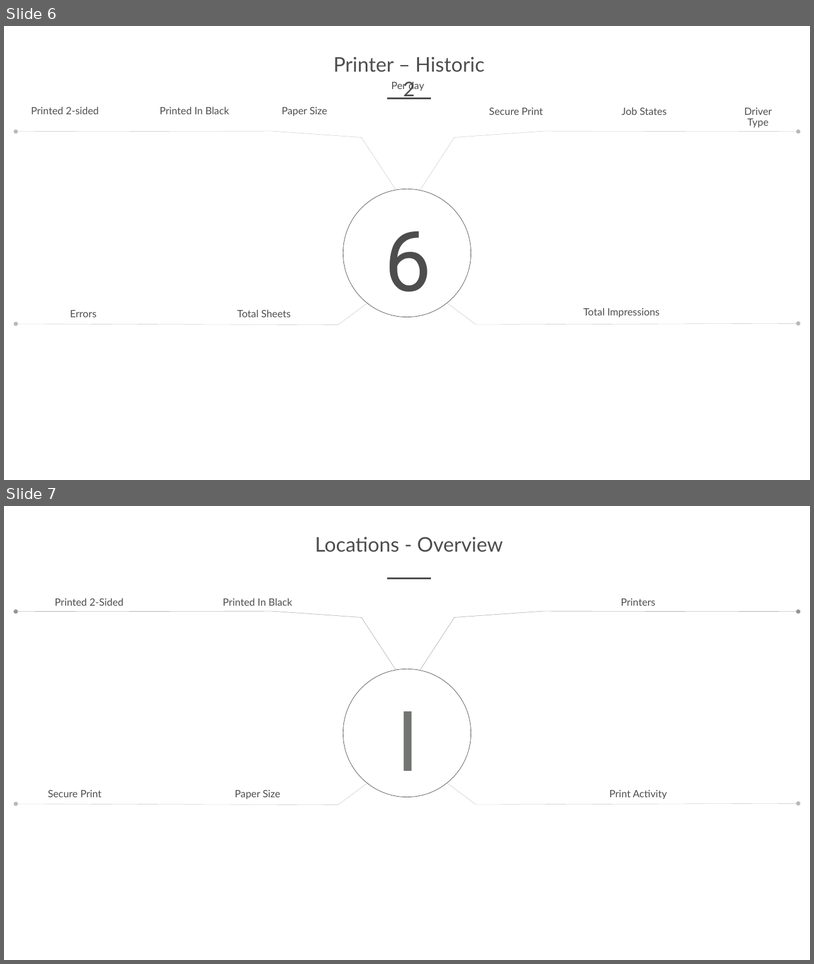
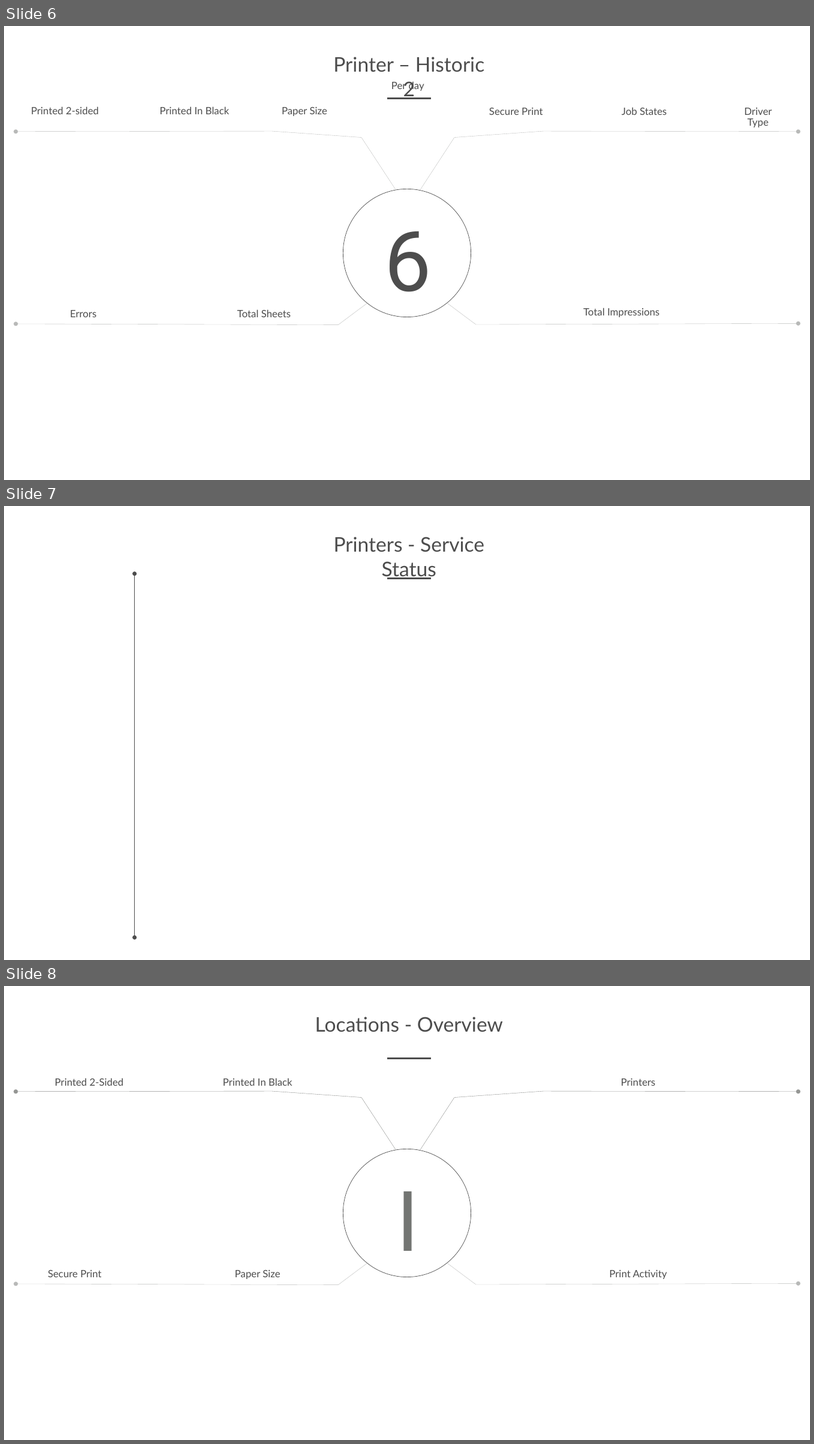
Before and after one commit to printix/Power-BI, a slide deck: PowerPoint/PrintixPowerBIDesign.pptx. Shown one above the other, each under a label of ours: slides 6 and 7 before the commit, slides 6, 7 and 8 after it. The pictures are 814x964 and 814x1444 pixels, drawn with LibreOffice and Linux fonts; fonts in the diff are those of the drawing; background and template pictures are left out. Boxes give left, top, right and bottom in pixels: in the first picture for what was removed or moved away, otherwise in the second. Text is boxed around its words. In the diff, an @@ line names an element or a change of style, - is before the commit and + after.

Commit message:
Print service status (#13)
* Updated PPTX and png images with new "Printers - Service Status" slides

- Added slide7.png "Printers - Service Status"

* Loads of minor fixes, new status page and loads of minor improvements

PowerPoint:
	- Added "Printers - Service Status" slides to PPTX and exported new PNGs

Power BI:
Bugfix:
	- Printer dropdown selector would not list printers with duplicate names
		○ Created a new column that combines "Name" and "sign_ID" of the printer, so we have a unique name to use in the dropdowns.
New features:
	- Added new page "Printers - Service Status" that shows the printers service statuses.
	- Added "Last refreshed" tile under the Printix Logo ("Device_Readings" latest "Received_time")
	- Page: Workstation - Detail - Added title to the Workstation selector
	- Page: Locations - Overview - Added title to the Location selector
	- Page: Printer - Historic 2 - Added title to the Printer selector
	- Page: Printer - Historic 1 - Added title to the Printer selector
	- Page: Printer - Overview - Added title to the Printer selector
	- Added new parameter: Release. Included on all pages. Reflects the solution version.
Changes:
	- Changed the relationship's to the "drivers" table, as it might contain multiple values with the same ID
	- Page: Job - Historic - Realigned the selectors on the left side.
	- Page: Print Queues - Overview - Realigned the selectors on the left side.
	- Page: Workstations - Overview - Fixed Table colors and realigned the "Workstation list"  and "Client versions list" tables so they look nicer.
	- Page: Workstation - Details - Fixed Table colors.
	- Page: Users - Overview - Fixed Table colors. Realigned the "User list" and "users domain list" tables.
	- Page: Locations - Overview - Fixed Table colors.

```diff
--- a/PowerPoint/PrintixPowerBIDesign.pptx
+++ b/PowerPoint/PrintixPowerBIDesign.pptx
@@ slide 7 added at <box>4,506,810,960</box>, background #FFFFFF @@
@@ text added at <box>334,537,485,579</box>, 48 pt, text #4D4D4D @@
+Printers - Service Status
@@ double arrow added from (135, 574) to (135, 937), #4D4D4D 1 pt @@
@@ line added from (431, 578) to (387, 578), #4D4D4D 3 pt @@
@@ what was slide 7 is now slide 8 @@
```
Also in this commit, not shown: 17 other files.
